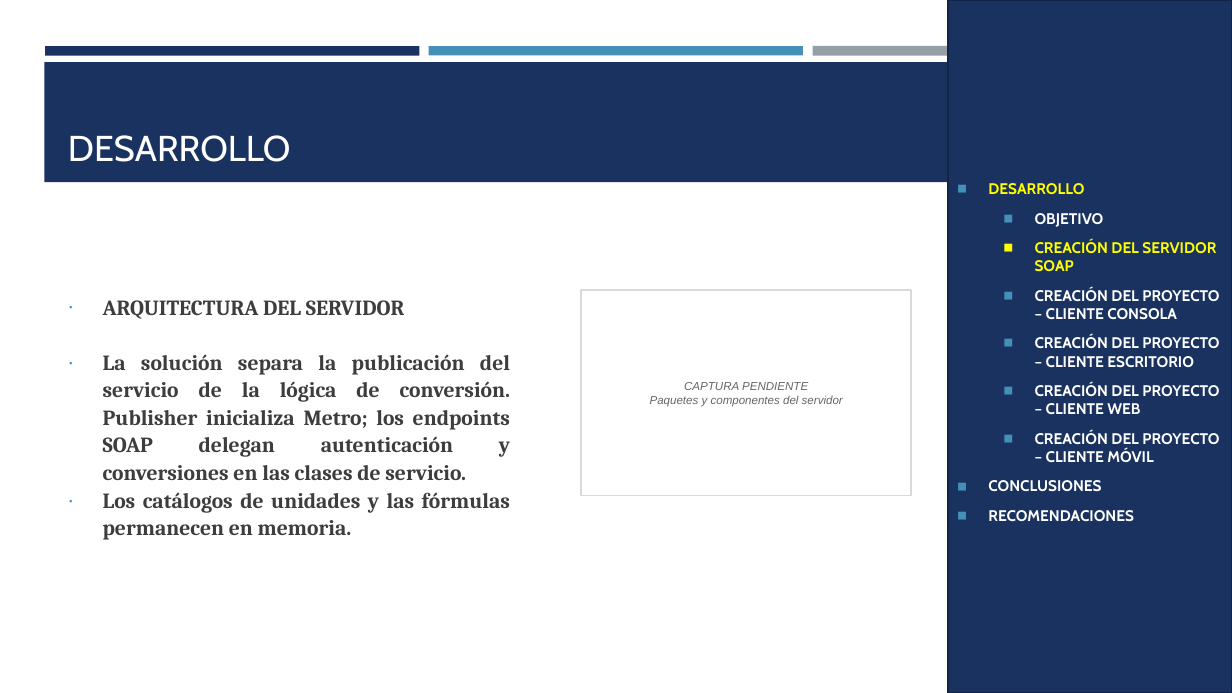
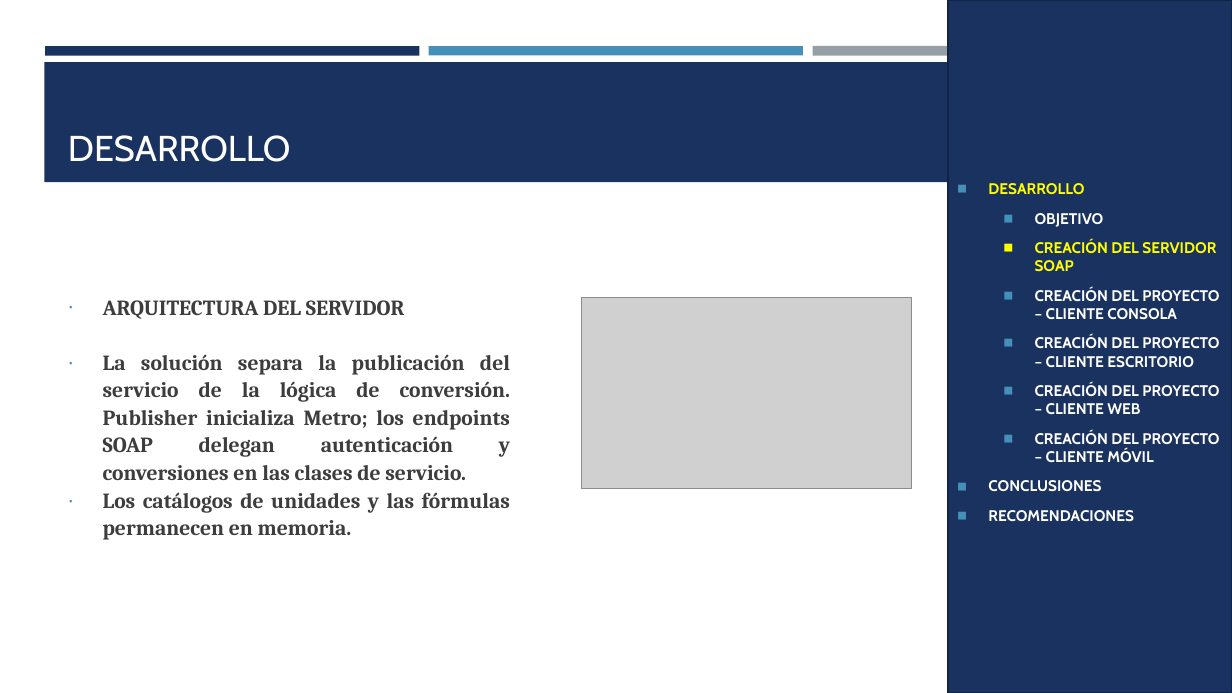
Before and after one commit to JulioViche/u1-sw-arch, a slide deck: slide 6 of TI.1.1. PAO202651_SOAP_JAVA_SINBDD_NRC36884_GR09/05. DOCUMENTACION/CONVUNI_SOAP_JAVA_GR09.pptx. Drawn at 1232x693 pixels with LibreOffice and Linux fonts; fonts in the diff are those of the drawing; grey boxes stand for pictures. Boxes give left, top, right and bottom in pixels: in the first picture for what was removed or moved away, otherwise in the second. Text is boxed around its words. In the diff, an @@ line names an element or a change of style, - is before the commit and + after.

Commit message:
docs(soap-java): completar manual y capturas de clientes
Actualiza el manual técnico y la presentación con capturas de los clientes de consola, escritorio, web y móvil, además de la evidencia del servidor y WSDL.

Conserva a Murillo Medina, Gabriel Omar y Viche Castillo, Julio Enrique en orden alfabético. Corrige las figuras del proyecto móvil y presenta LoginController y ConversionController como texto editable con sus rótulos y líneas legibles.

Incluye las capturas y la versión Markdown del manual. El DOCX se abrió en Word y se revisaron páginas renderizadas; la presentación se renderizó y no contiene marcadores de captura pendiente.

```diff
--- a/TI.1.1. PAO202651_SOAP_JAVA_SINBDD_NRC36884_GR09/05. DOCUMENTACION/CONVUNI_SOAP_JAVA_GR09.pptx
+++ b/TI.1.1. PAO202651_SOAP_JAVA_SINBDD_NRC36884_GR09/05. DOCUMENTACION/CONVUNI_SOAP_JAVA_GR09.pptx
@@ rectangle removed at [581,290,911,495] @@
-CAPTURA PENDIENTE
-Paquetes y componentes del servidor
@@ picture added at [581,298,911,489] @@
```
Also in this commit, not shown: 15 other slides changed, 18 other files.
